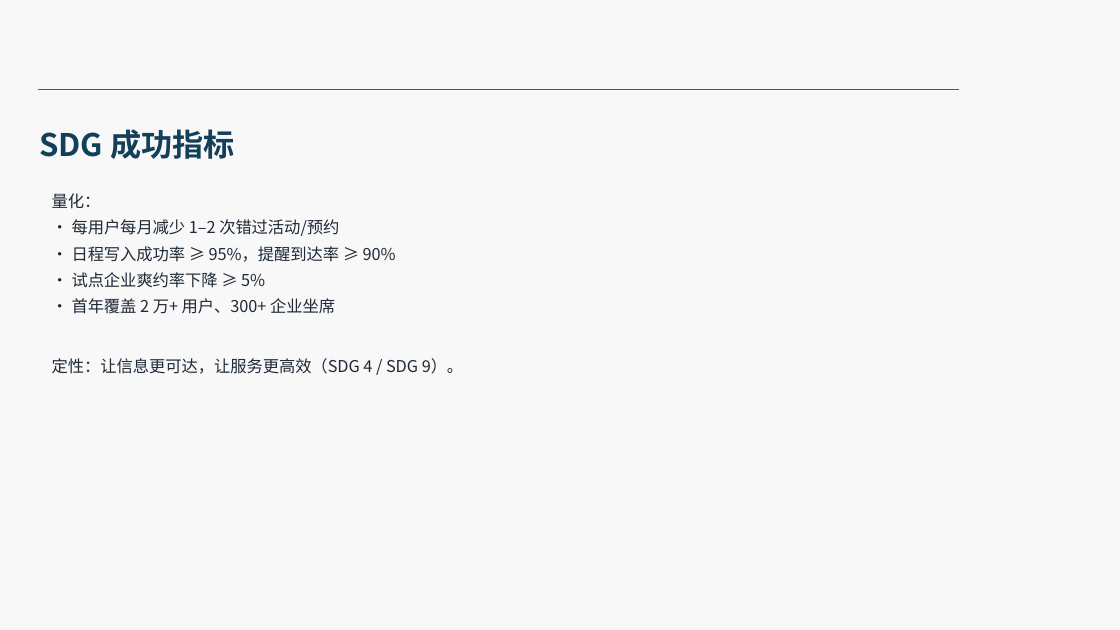
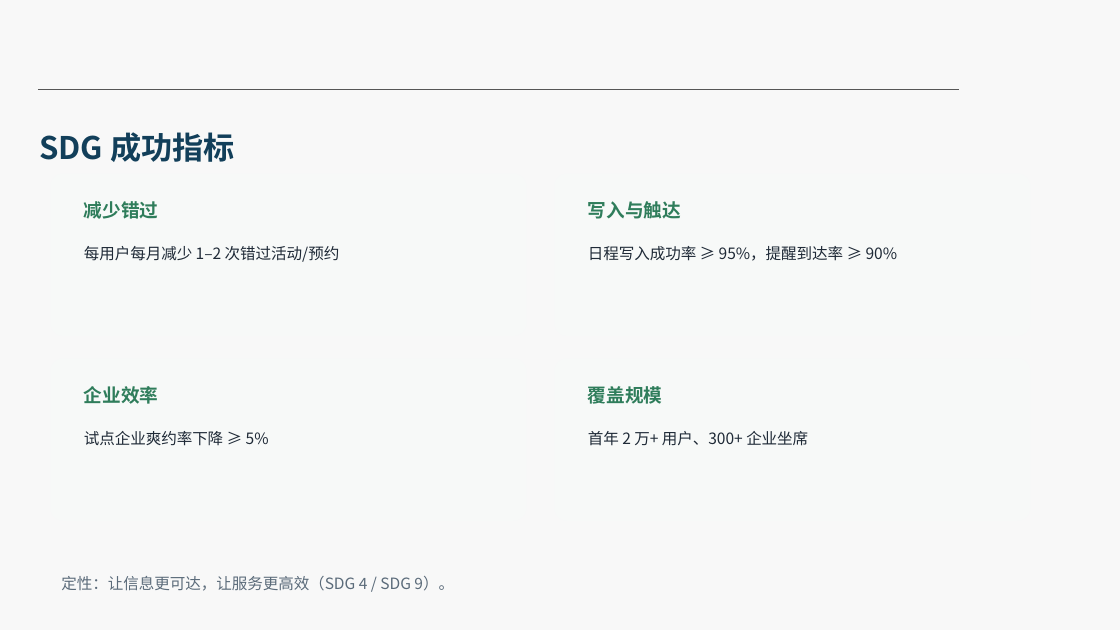
Before and after one commit to murasame9877/lishizhen, a slide deck: slide 15 of docs/2026SDG-Pitch-理时针.pptx (slide 14 before the commit). Drawn at 1120x630 pixels with LibreOffice and Linux fonts; fonts in the diff are those of the drawing; background and template pictures are left out. Boxes give left, top, right and bottom in pixels: in the first picture for what was removed or moved away, otherwise in the second. Text is boxed around its words. In the diff, an @@ line names an element or a change of style, - is before the commit and + after.

```diff
--- a/docs/2026SDG-Pitch-理时针.pptx
+++ b/docs/2026SDG-Pitch-理时针.pptx
@@ text "SDG 成功指标" at bbox=[39, 132, 235, 162]: line spacing 1.1 to 1.18 @@
@@ rounded rectangle added at bbox=[50, 174, 526, 336], fill #F7F9F8 @@
@@ rounded rectangle added at bbox=[554, 174, 1030, 336], fill #F7F9F8 @@
@@ text removed at bbox=[52, 193, 464, 374] @@
-量化：
-· 每用户每月减少 1–2 次错过活动/预约
-· 日程写入成功率 ≥ 95%，提醒到达率 ≥ 90%
-· 试点企业爽约率下降 ≥ 5%
-· 首年覆盖 2 万+ 用户、300+ 企业坐席
-定性：让信息更可达，让服务更高效（SDG 4 / SDG 9）。
@@ text added at bbox=[84, 201, 159, 219], 12 pt, text #2F7D5B, bold @@
+减少错过
@@ text added at bbox=[588, 201, 681, 219], 12 pt, text #2F7D5B, bold @@
+写入与触达
@@ text added at bbox=[84, 246, 340, 262], 10 pt, text #1F2A37 @@
+每用户每月减少 1–2 次错过活动/预约
@@ text added at bbox=[588, 246, 898, 261], 10 pt, text #1F2A37 @@
+日程写入成功率 ≥ 95%，提醒到达率 ≥ 90%
@@ rounded rectangle added at bbox=[50, 358, 526, 521], fill #F7F9F8 @@
@@ rounded rectangle added at bbox=[554, 358, 1030, 521], fill #F7F9F8 @@
@@ text added at bbox=[84, 386, 159, 404], 12 pt, text #2F7D5B, bold @@
+企业效率
@@ text added at bbox=[588, 386, 663, 404], 12 pt, text #2F7D5B, bold @@
+覆盖规模
@@ text added at bbox=[84, 431, 269, 446], 10 pt, text #1F2A37 @@
+试点企业爽约率下降 ≥ 5%
@@ text added at bbox=[588, 431, 808, 446], 10 pt, text #1F2A37 @@
+首年 2 万+ 用户、300+ 企业坐席
@@ text added at bbox=[61, 576, 454, 591], 10 pt, text #5B6B7A @@
+定性：让信息更可达，让服务更高效（SDG 4 / SDG 9）。
```
Also in this commit, not shown: 15 other slides changed, 1 slide added, 3 other files.
